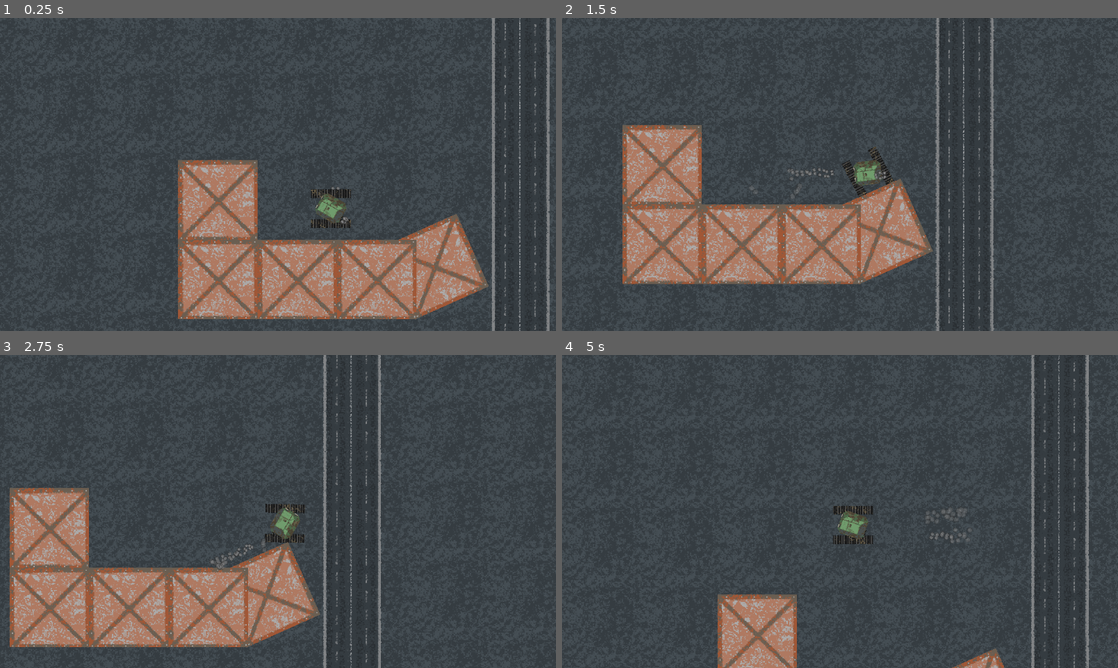
Above: before the commit, frames 1-4 (two rows, left to right).
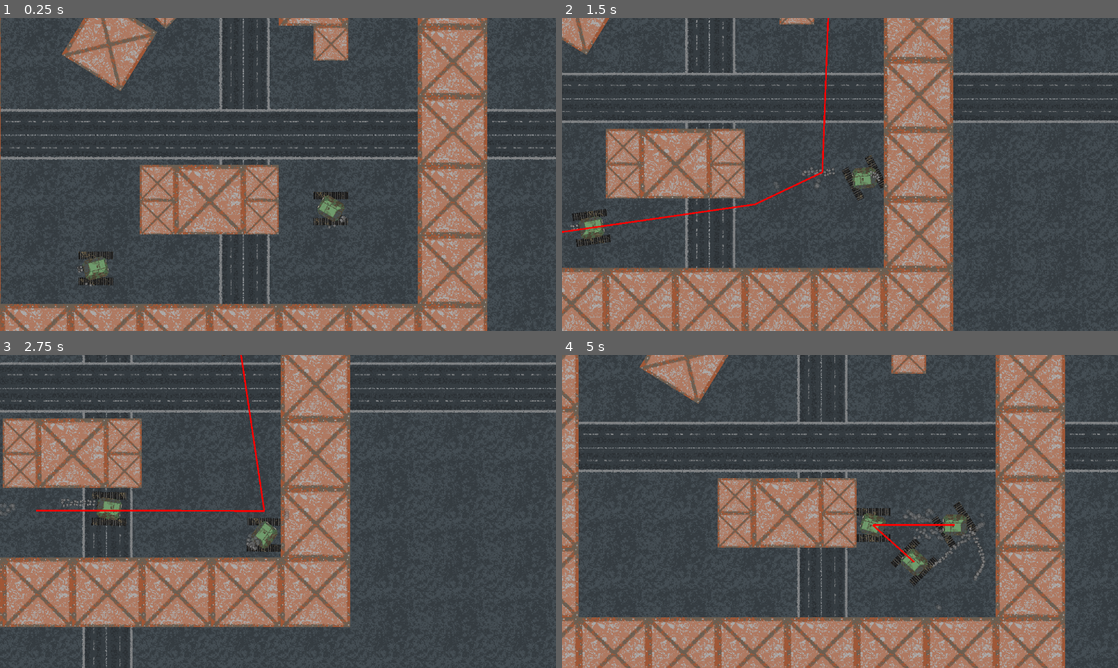
Above: after the commit, the same moments.

Repository: Nick-Ham/RippedMetal
Game: Godot game, scene res://Development/TestGame.tscn
The game is run twice, just before and just after one commit, with the same random seed, the same clock (stepped at 60 frames per second) and the same inputs.
Inputs (mouse positions are in pixels of both pictures, inside the frame that each line leads up to):
- Up to frame 1 (0.25 s): no input
- Up to frame 2 (1.5 s): move the mouse to (962, 158) at 0.52 s; hold D (right) 0.53-1.28 s; click (962, 158) at 0.6 s; move the mouse to (728, 190) at 1.27 s; hold S (down) from 1.28 s (still down); click (728, 190) at 1.35 s
- Up to frame 3 (2.75 s): move the mouse to (333, 442) at 2.02 s; release S (down) at 2.03 s; hold D (right) from 2.03 s (still down); click (333, 442) at 2.1 s
- Up to frame 4 (5 s): move the mouse to (812, 574) at 2.77 s; release D (right) at 2.78 s; hold W (up) 2.78-3.53 s; click (812, 574) at 2.85 s; move the mouse to (1006, 558) at 3.52 s; hold A (left) from 3.53 s (still down); click (1006, 558) at 3.6 s; move the mouse to (673, 464) at 4.27 s; click (673, 464) at 4.35 s

The runs differ from the first frame. In frame 1, 41% of the frame differs, in the area x 0-100%, y 0-100%; in frame 2, 44%; in frame 3, 36%; in frame 4, 41%.

Commit message:
Daily #3: Pathfinding
Adds pathfinding to bots.
Adds generic chase controller.
Adds some flexibility to controllers in general.

Diff:
--- a/Actors/Bot.gd
+++ b/Actors/Bot.gd
@@ -32,6 +32,7 @@
 		velocity = collision.remainder.slide(collision.normal)
 		move_and_collide(velocity)
 
+
 func activate():
 	if is_instance_valid(controller):
 		controller.activate()
--- a/Actors/MapFlags/BotSpawner.gd
+++ b/Actors/MapFlags/BotSpawner.gd
@@ -13,7 +13,7 @@
 
 func spawnRandomBot():
 	var newBotBlueprint = botConstructor.generateRandomBlueprint()
-	newBotBlueprint.controller = EquipmentList.aiControllers["testController"]
+	newBotBlueprint.controller = EquipmentList.aiControllers["chaseController"]
 	newBot = botConstructor.createBotWithBlueprint(newBotBlueprint)
 	newBot.global_position = self.global_position
 	get_parent().call_deferred("add_child", newBot)
--- /dev/null
+++ b/Components/Controllers/EnemyControllers/EnemyBaseController.gd
@@ -0,0 +1,26 @@
+extends controller
+class_name enemy_base_controller
+
+onready var detector = $Detector
+
+var detectedBots = []
+var acquiredTarget = null
+
+func onBodyDetected(body):
+	pass
+
+
+func onBodyLost(body):
+	pass
+
+
+func _on_Detector_body_entered(body):
+	if !(body in detectedBots) and (body != owner):
+		detectedBots.append(body)
+		onBodyDetected(body)
+
+
+func _on_Detector_body_exited(body):
+	if body in detectedBots:
+		detectedBots.erase(body)
+		onBodyLost(body)
--- /dev/null
+++ b/Components/Controllers/EnemyControllers/EnemyBaseController.tscn
@@ -0,0 +1,21 @@
+[gd_scene load_steps=4 format=2]
+
+[ext_resource path="res://Components/Controllers/EnemyControllers/EnemyBaseController.gd" type="Script" id=1]
+[ext_resource path="res://Components/Controllers/Controller.tscn" type="PackedScene" id=2]
+
+[sub_resource type="CircleShape2D" id=1]
+radius = 574.0
+
+[node name="Controller" instance=ExtResource( 2 )]
+script = ExtResource( 1 )
+
+[node name="Detector" type="Area2D" parent="." index="0"]
+collision_layer = 0
+collision_mask = 16
+
+[node name="CollisionShape2D" type="CollisionShape2D" parent="Detector" index="0"]
+visible = false
+shape = SubResource( 1 )
+
+[connection signal="body_entered" from="Detector" to="." method="_on_Detector_body_entered"]
+[connection signal="body_exited" from="Detector" to="." method="_on_Detector_body_exited"]
--- /dev/null
+++ b/Components/Controllers/EnemyControllers/EnemyChaseController.gd
@@ -0,0 +1,43 @@
+extends enemy_base_controller
+
+var path = []
+var navigation = null
+var thresholdSquared = 144
+
+
+func onBodyDetected(body):
+	if !acquiredTarget:
+		acquiredTarget = body
+
+
+func onBodyLost(body):
+	if body == acquiredTarget:
+		acquiredTarget = null
+
+
+func _process(delta):
+	if acquiredTarget:
+		targetGlobalPosition = acquiredTarget.global_position
+
+
+func _physics_process(delta):
+	if path.size() > 0:
+		moveToTarget()
+
+
+func moveToTarget():
+	if global_position.distance_squared_to(path[0]) < thresholdSquared:
+		path.remove(0)
+	else:
+		direction = global_position.direction_to(path[0])
+
+
+func getNavPath(target):
+	if is_instance_valid(GlobalReference.level.navigation):
+		path = GlobalReference.level.navigation.get_simple_path(global_position, target.global_position, true)
+		$Node/Line2D.points = path
+
+
+func _on_NavCalculationTick_timeout():
+	if acquiredTarget:
+		getNavPath(acquiredTarget)
--- /dev/null
+++ b/Components/Controllers/EnemyControllers/EnemyChaseController.tscn
@@ -0,0 +1,21 @@
+[gd_scene load_steps=3 format=2]
+
+[ext_resource path="res://Components/Controllers/EnemyControllers/EnemyBaseController.tscn" type="PackedScene" id=1]
+[ext_resource path="res://Components/Controllers/EnemyControllers/EnemyChaseController.gd" type="Script" id=2]
+
+[node name="Controller" instance=ExtResource( 1 )]
+script = ExtResource( 2 )
+
+[node name="CollisionShape2D" parent="Detector" index="0"]
+visible = true
+
+[node name="NavCalculationTick" type="Timer" parent="." index="1"]
+autostart = true
+
+[node name="Node" type="Node" parent="." index="2"]
+
+[node name="Line2D" type="Line2D" parent="Node" index="0"]
+width = 3.0
+default_color = Color( 1, 0, 0, 1 )
+
+[connection signal="timeout" from="NavCalculationTick" to="." method="_on_NavCalculationTick_timeout"]
--- a/Components/Controllers/TestController.tscn
+++ b/Components/Controllers/EnemyControllers/TestController.tscn
@@ -1,6 +1,6 @@
 [gd_scene load_steps=3 format=2]
 
-[ext_resource path="res://Components/Controllers/TestController.gd" type="Script" id=1]
+[ext_resource path="res://Components/Controllers/EnemyControllers/TestController.gd" type="Script" id=1]
 [ext_resource path="res://Components/Controllers/Controller.tscn" type="PackedScene" id=2]
 
 [node name="Controller" instance=ExtResource( 2 )]
--- a/Components/LoadoutGenerator.gd
+++ /dev/null
@@ -1 +0,0 @@
-extends Node
--- a/Components/PlayerCamera.tscn
+++ b/Components/PlayerCamera.tscn
@@ -10,7 +10,7 @@
 
 [node name="Camera2D" type="Camera2D" parent="."]
 current = true
-zoom = Vector2( 0.7, 0.7 )
+zoom = Vector2( 0.8, 0.8 )
 smoothing_speed = 1.0
 drag_margin_left = 0.1
 drag_margin_top = 0.1
--- a/Levels/Level.gd
+++ b/Levels/Level.gd
@@ -4,6 +4,7 @@
 onready var botConstructor = $BotConstructor
 onready var playerCamera = $PlayerCamera
 onready var playerSpawn = $PlayerSpawn
+onready var navigation = $Navigation2D
 
 var playerBot
 
--- a/Levels/Level.tscn
+++ b/Levels/Level.tscn
@@ -33,3 +33,5 @@
 "_edit_lock_": true,
 "_edit_use_anchors_": false
 }
+
+[node name="Navigation2D" type="Navigation2D" parent="."]
--- a/Levels/TestLevel.tscn
+++ b/Levels/TestLevel.tscn
@@ -1,42 +1,186 @@
-[gd_scene load_steps=4 format=2]
+[gd_scene load_steps=6 format=2]
 
 [ext_resource path="res://Levels/Level.tscn" type="PackedScene" id=1]
+[ext_resource path="res://Actors/MapFlags/BotSpawner.tscn" type="PackedScene" id=2]
 [ext_resource path="res://Development/TerrainBlock.tscn" type="PackedScene" id=3]
 [ext_resource path="res://Resources/road.png" type="Texture" id=4]
 
+[sub_resource type="NavigationPolygon" id=1]
+vertices = PoolVector2Array( 296, 216, 296, 936, 211, 531, 209, 306, 83, 843, -424, 936, -205, 845, -424, 216, 44, 305, 79, 687, 106, 529, -140, 480, -74, 406, 44, 469, -204, 688, -212, 592, 105, 471, -147, 340, -216, 400, -278, 366, -358, 499 )
+polygons = [ PoolIntArray( 0, 1, 2, 3 ), PoolIntArray( 4, 1, 5, 6 ), PoolIntArray( 7, 0, 3, 8 ), PoolIntArray( 2, 1, 4, 9, 10 ), PoolIntArray( 11, 12, 8, 13, 14, 15 ), PoolIntArray( 14, 13, 16, 10, 9 ), PoolIntArray( 8, 12, 17 ), PoolIntArray( 7, 8, 17 ), PoolIntArray( 7, 17, 18, 19 ), PoolIntArray( 7, 19, 20 ), PoolIntArray( 5, 7, 20 ), PoolIntArray( 14, 6, 5, 20, 15 ) ]
+outlines = [ PoolVector2Array( -424, 216, -424, 936, 296, 936, 296, 216 ), PoolVector2Array( -358, 499, -278, 366, -216, 400, -147, 340, -74, 406, -140, 480, -212, 592 ), PoolVector2Array( 44, 305, 44, 469, 105, 471, 106, 529, 211, 531, 209, 306 ), PoolVector2Array( -204, 688, 79, 687, 83, 843, -205, 845 ) ]
+
 [node name="Level" instance=ExtResource( 1 )]
 
+[node name="PlayerCamera" parent="." index="0"]
+position = Vector2( 256, 256 )
+
 [node name="PlayerSpawn" parent="." index="1"]
-position = Vector2( 16, -435 )
+position = Vector2( 160, 784 )
 
 [node name="Ground" parent="." index="3"]
 position = Vector2( -67, -56 )
 
+[node name="BaseTexture" parent="Ground" index="0"]
+margin_left = -2000.0
+margin_top = -2000.0
+margin_right = 2000.0
+margin_bottom = 2000.0
+
 [node name="Road" type="Sprite" parent="Ground" index="1"]
-position = Vector2( 388, 39 )
+position = Vector2( 67, 0 )
 rotation = 1.5708
 texture = ExtResource( 4 )
 region_enabled = true
-region_rect = Rect2( 0, 0, 2000, 128 )
+region_rect = Rect2( 0, 0, 4000, 128 )
+
+[node name="Road3" type="Sprite" parent="Ground" index="2"]
+position = Vector2( -829, 0 )
+rotation = 1.5708
+texture = ExtResource( 4 )
+region_enabled = true
+region_rect = Rect2( 0, 0, 4000, 128 )
+
+[node name="Road2" type="Sprite" parent="Ground" index="3"]
+position = Vector2( 3, -200 )
+texture = ExtResource( 4 )
+region_enabled = true
+region_rect = Rect2( 0, 0, 4000, 128 )
+
+[node name="Road4" type="Sprite" parent="Ground" index="4"]
+position = Vector2( 3, 704 )
+texture = ExtResource( 4 )
+region_enabled = true
+region_rect = Rect2( 0, 0, 4000, 128 )
 
 [node name="TerrainBlocks" type="Node2D" parent="." index="4"]
-position = Vector2( 17, 77 )
+position = Vector2( 273, 333 )
 
 [node name="TerrainBlock" parent="TerrainBlocks" index="0" instance=ExtResource( 3 )]
-position = Vector2( 137, -16 )
+position = Vector2( -273, -205 )
 
 [node name="TerrainBlock2" parent="TerrainBlocks" index="1" instance=ExtResource( 3 )]
-position = Vector2( 169, -419 )
-rotation = 1.15197
+position = Vector2( -145, -205 )
 
-[node name="TerrainBlock4" parent="TerrainBlocks" index="2" instance=ExtResource( 3 )]
-position = Vector2( -183, -526 )
+[node name="TerrainBlock58" parent="TerrainBlocks" index="2" instance=ExtResource( 3 )]
+position = Vector2( -785, 691 )
 
-[node name="TerrainBlock5" parent="TerrainBlocks" index="3" instance=ExtResource( 3 )]
-position = Vector2( -183, -398 )
+[node name="TerrainBlock59" parent="TerrainBlocks" index="3" instance=ExtResource( 3 )]
+position = Vector2( -657, 691 )
 
-[node name="TerrainBlock6" parent="TerrainBlocks" index="4" instance=ExtResource( 3 )]
-position = Vector2( -55, -398 )
+[node name="TerrainBlock60" parent="TerrainBlocks" index="4" instance=ExtResource( 3 )]
+position = Vector2( -529, 691 )
 
-[node name="TerrainBlock7" parent="TerrainBlocks" index="5" instance=ExtResource( 3 )]
-position = Vector2( 73, -398 )
+[node name="TerrainBlock61" parent="TerrainBlocks" index="5" instance=ExtResource( 3 )]
+position = Vector2( -401, 691 )
+
+[node name="TerrainBlock62" parent="TerrainBlocks" index="6" instance=ExtResource( 3 )]
+position = Vector2( -273, 691 )
+
+[node name="TerrainBlock63" parent="TerrainBlocks" index="7" instance=ExtResource( 3 )]
+position = Vector2( -145, 691 )
+
+[node name="TerrainBlock64" parent="TerrainBlocks" index="8" instance=ExtResource( 3 )]
+position = Vector2( -17, 691 )
+
+[node name="TerrainBlock65" parent="TerrainBlocks" index="9" instance=ExtResource( 3 )]
+position = Vector2( 111, 691 )
+
+[node name="TerrainBlock66" parent="TerrainBlocks" index="10" instance=ExtResource( 3 )]
+position = Vector2( 111, 563 )
+
+[node name="TerrainBlock67" parent="TerrainBlocks" index="11" instance=ExtResource( 3 )]
+position = Vector2( 111, 435 )
+
+[node name="TerrainBlock68" parent="TerrainBlocks" index="12" instance=ExtResource( 3 )]
+position = Vector2( 111, 307 )
+
+[node name="TerrainBlock69" parent="TerrainBlocks" index="13" instance=ExtResource( 3 )]
+position = Vector2( 111, 179 )
+
+[node name="TerrainBlock70" parent="TerrainBlocks" index="14" instance=ExtResource( 3 )]
+position = Vector2( 111, 51 )
+
+[node name="TerrainBlock71" parent="TerrainBlocks" index="15" instance=ExtResource( 3 )]
+position = Vector2( 111, -77 )
+
+[node name="TerrainBlock72" parent="TerrainBlocks" index="16" instance=ExtResource( 3 )]
+position = Vector2( 111, -205 )
+
+[node name="TerrainBlock5" parent="TerrainBlocks" index="17" instance=ExtResource( 3 )]
+position = Vector2( -657, -205 )
+
+[node name="TerrainBlock6" parent="TerrainBlocks" index="18" instance=ExtResource( 3 )]
+position = Vector2( -529, -205 )
+
+[node name="TerrainBlock10" parent="TerrainBlocks" index="19" instance=ExtResource( 3 )]
+position = Vector2( -401, -205 )
+
+[node name="TerrainBlock13" parent="TerrainBlocks" index="20" instance=ExtResource( 3 )]
+position = Vector2( -17, -205 )
+
+[node name="TerrainBlock9" parent="TerrainBlocks" index="21" instance=ExtResource( 3 )]
+position = Vector2( -145, 51 )
+
+[node name="TerrainBlock15" parent="TerrainBlocks" index="22" instance=ExtResource( 3 )]
+position = Vector2( -785, -77 )
+
+[node name="TerrainBlock19" parent="TerrainBlocks" index="23" instance=ExtResource( 3 )]
+position = Vector2( -785, -205 )
+
+[node name="TerrainBlock20" parent="TerrainBlocks" index="24" instance=ExtResource( 3 )]
+position = Vector2( -785, 51 )
+
+[node name="TerrainBlock23" parent="TerrainBlocks" index="25" instance=ExtResource( 3 )]
+position = Vector2( -785, 179 )
+
+[node name="TerrainBlock24" parent="TerrainBlocks" index="26" instance=ExtResource( 3 )]
+position = Vector2( -785, 563 )
+
+[node name="TerrainBlock21" parent="TerrainBlocks" index="27" instance=ExtResource( 3 )]
+position = Vector2( -785, 435 )
+
+[node name="TerrainBlock41" parent="TerrainBlocks" index="28" instance=ExtResource( 3 )]
+position = Vector2( -337, 435 )
+
+[node name="TerrainBlock16" parent="TerrainBlocks" index="29" instance=ExtResource( 3 )]
+position = Vector2( -785, 307 )
+
+[node name="TerrainBlock18" parent="TerrainBlocks" index="30" instance=ExtResource( 3 )]
+position = Vector2( -521, 147 )
+rotation = 0.553556
+
+[node name="TerrainBlock22" parent="TerrainBlocks" index="31" instance=ExtResource( 3 )]
+position = Vector2( -417, 75 )
+rotation = 2.36674
+scale = Vector2( 0.5, 0.5 )
+
+[node name="TerrainBlock100" parent="TerrainBlocks" index="32" instance=ExtResource( 3 )]
+position = Vector2( -113, 147 )
+scale = Vector2( 0.5, 0.5 )
+
+[node name="TerrainBlock102" parent="TerrainBlocks" index="33" instance=ExtResource( 3 )]
+position = Vector2( -241, 403 )
+scale = Vector2( 0.5, 0.5 )
+
+[node name="TerrainBlock104" parent="TerrainBlocks" index="34" instance=ExtResource( 3 )]
+position = Vector2( -241, 467 )
+scale = Vector2( 0.5, 0.5 )
+
+[node name="TerrainBlock105" parent="TerrainBlocks" index="35" instance=ExtResource( 3 )]
+position = Vector2( -433, 467 )
+scale = Vector2( 0.5, 0.5 )
+
+[node name="TerrainBlock106" parent="TerrainBlocks" index="36" instance=ExtResource( 3 )]
+position = Vector2( -433, 403 )
+scale = Vector2( 0.5, 0.5 )
+
+[node name="NavigationPolygonInstance" type="NavigationPolygonInstance" parent="Navigation2D" index="0"]
+visible = false
+navpoly = SubResource( 1 )
+
+[node name="BotSpawner2" parent="." index="6" instance=ExtResource( 2 )]
+position = Vector2( -273, 894 )
+
+[node name="BotSpawner4" parent="." index="7" instance=ExtResource( 2 )]
+position = Vector2( 226, 278 )
--- a/Parts/Legs/Treads/Treads.tscn
+++ b/Parts/Legs/Treads/Treads.tscn
@@ -128,7 +128,7 @@
 
 [node name="Legs" instance=ExtResource( 1 )]
 script = ExtResource( 5 )
-speedSoftCap = 5.0
+acceleration = 20.0
 
 [node name="Base" type="Sprite" parent="." index="0"]
 texture = ExtResource( 2 )
@@ -136,14 +136,14 @@
 [node name="TreadsL" type="AnimatedSprite" parent="Base" index="0"]
 position = Vector2( 0, -24 )
 frames = SubResource( 12 )
-frame = 3
+frame = 4
 playing = true
 flip_h = true
 
 [node name="TreadsR" type="AnimatedSprite" parent="Base" index="1"]
 position = Vector2( 0, 24 )
 frames = SubResource( 24 )
-frame = 8
+frame = 9
 playing = true
 flip_h = true
 
--- a/Singletons/EquipmentList.gd
+++ b/Singletons/EquipmentList.gd
@@ -5,7 +5,8 @@
 }
 
 var aiControllers = {
-	"testController":"res://Components/Controllers/TestController.tscn"
+	"testController":"res://Components/Controllers/TestController.tscn",
+	"chaseController":"res://Components/Controllers/EnemyControllers/EnemyChaseController.tscn"
 }
 
 var armors = {
--- a/project.godot
+++ b/project.godot
@@ -39,6 +39,11 @@
 "language": "GDScript",
 "path": "res://Components/Controllers/Controller.gd"
 }, {
+"base": "controller",
+"class": "enemy_base_controller",
+"language": "GDScript",
+"path": "res://Components/Controllers/EnemyControllers/EnemyBaseController.gd"
+}, {
 "base": "Node2D",
 "class": "legs",
 "language": "GDScript",
@@ -66,6 +71,7 @@
 "armor": "",
 "bot": "",
 "controller": "",
+"enemy_base_controller": "",
 "legs": "",
 "level": "",
 "screenshake": "",
Renamed: Components/Controllers/TestController.gd -> Components/Controllers/EnemyControllers/TestController.gd
